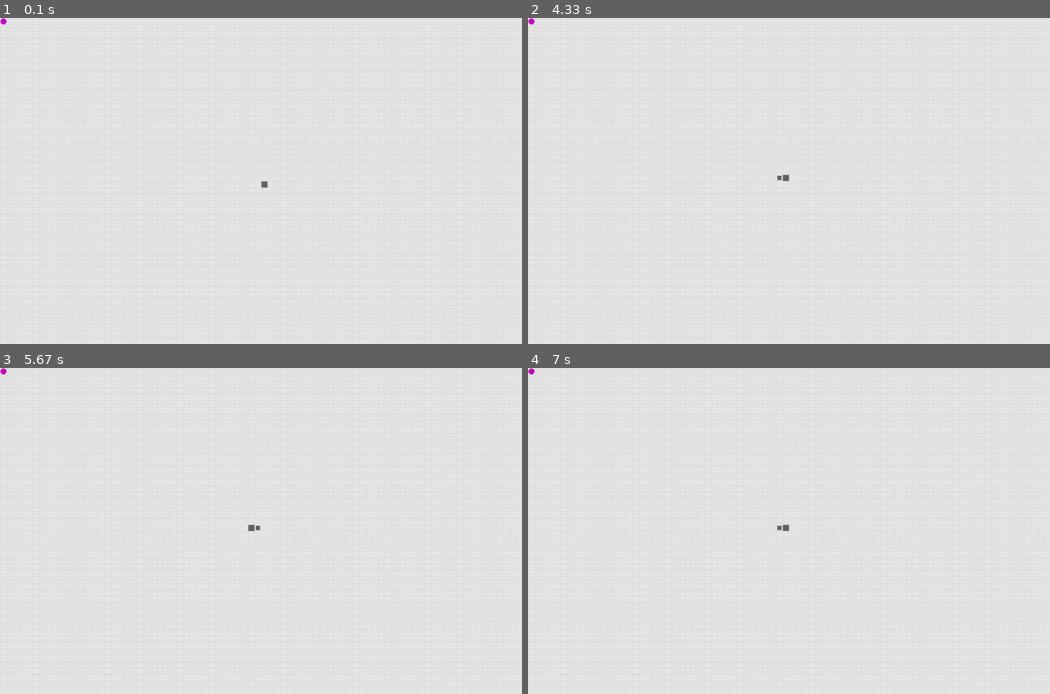
Above: before the commit, frames 1-4 (two rows, left to right).
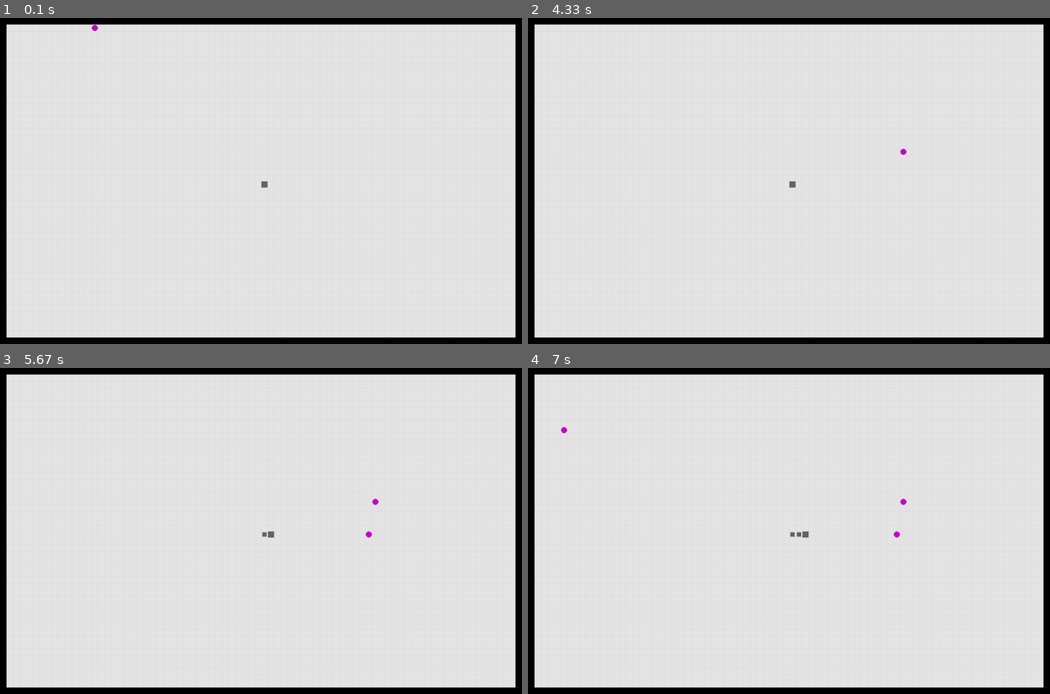
Above: after the commit, the same moments.

Repository: OthorWight/Playing-around-in-python
Game: pygame game, started from Snake Game/snake.py
The game is run twice, just before and just after one commit, with the same random seed, the same clock (stepped at 60 frames per second) and the same inputs.
Inputs:
- Up to frame 1 (0.1 s): no input
- Up to frame 2 (4.33 s): hold Right 0.33-0.8 s; hold Up 0.83-1.3 s; hold Left 1.83-2.37 s; hold Down 2.4-2.7 s; tap 2 at 2.55, 3.72 s; hold Left 2.73-3.13 s; hold Up 3.17-3.53 s; tap 1 at 3.32 s; hold Right 3.57-4.2 s
- Up to frame 3 (5.67 s): hold Left 4.63-5.1 s; tap 1 at 4.78 s; hold Right 5.13-5.6 s; tap 2 at 5.28 s
- Up to frame 4 (7 s): hold Left from 6.47 s (still down); tap 2 at 6.62 s

The runs differ from the first frame. In frame 1, 6.8% of the frame differs, in the area x 0-100%, y 0-100%; in frame 2, 6.9%; in frame 3, 6.9%; in frame 4, 7.0%.

Commit message:
in a working state, todo - add random walls each level

Diff:
--- a/Snake Game/snake.py
+++ b/Snake Game/snake.py
@@ -4,10 +4,8 @@
 import random
 
 def run_game():
-    def add_body():
-        snake_bodies.append(snake_bodies[-1])
 
-    def move(direction):
+    def move(direction,level,delay):
         snake_bodies.insert(0,[snake_head_rect.x+3, snake_head_rect.y+3, 10, 10])
         del snake_bodies[-1]
         if direction == "RIGHT":
@@ -18,9 +16,32 @@
             snake_head_rect.y -= 15
         elif direction == "DOWN":
             snake_head_rect.y += 15
+        for wall in walls:
+            if snake_head_rect.colliderect(wall):
+                print("Hit Wall")
+                run_game()
+        for body in snake_bodies:
+            if snake_head_rect.colliderect(body):
+                print("Hit Body")
+                run_game()
+        for food in food_location:
+            food_x, food_y = food
+            if snake_head_rect.collidepoint(food_x, food_y):
+                print("Ate Food")
+                add_body()
+                food_location.remove(food)
+                delay -+ 0.01
+                if food_location == []:
+                    level += 1
+                    for l in range(level):
+                        place_food()
+        return level, delay
+
+    def add_body():
+        snake_bodies.append(snake_bodies[-1])
 
     def place_food():
-        pg.draw.circle(screen,(200,0,200),(30,30), 5)
+        food_location.append([random.randrange(15,1185,15) + 8, random.randrange(15,735,15) + 8])
 
 
     pg.init()
@@ -30,18 +51,19 @@
     bg_color = (230,230,230)
     screen.fill(bg_color)
 
-    #screen_rect = screen.get_rect()
-
+    #set up screen objects
+    #(x, y, w, h)
     snake_head_rect = pg.Rect(600, 375, 15, 15)
     snake_bodies = [(snake_head_rect.x+3, snake_head_rect.y+3,10,10)]
+    walls = [(0, 0, 1200, 15), (1185, 0, 15, 750), (0, 0, 15, 750), (0, 735, 1200, 15)]
+    food_location = [(random.randrange(15,1185,15) + 8, random.randrange(15,735,15) + 8)]
 
     color = (100,100,100)
-    #pg.draw.rect(screen, color, snake_head_rect)
-    #pg.draw.rect(screen, color, snake_body_rect)
 
     current_time = time.time()
     direction = "RIGHT"
     delay = 1.0
+    level = 1
 
     # Main Loop
     while True:
@@ -51,13 +73,25 @@
                 sys.exit()
             elif event.type == pg.KEYDOWN:
                 if event.key == pg.K_RIGHT:
-                    direction = "RIGHT"
+                    if direction == "LEFT":
+                        pass
+                    else:
+                        direction = "RIGHT"
                 elif event.key == pg.K_LEFT:
-                    direction = "LEFT"
+                    if direction == "RIGHT":
+                        pass
+                    else:
+                        direction = "LEFT"
                 elif event.key == pg.K_UP:
-                    direction = "UP"
+                    if direction == "DOWN":
+                        pass
+                    else:
+                        direction = "UP"
                 elif event.key == pg.K_DOWN:
-                    direction = "DOWN"
+                    if direction == "UP":
+                        pass
+                    else:
+                        direction = "DOWN"
                 elif event.key == pg.K_q:
                     sys.exit()
                 elif event.key == pg.K_1:
@@ -69,7 +103,9 @@
         pg.display.flip()
         screen.fill(bg_color)
         pg.draw.rect(screen, color, snake_head_rect)
-        pg.draw.circle(screen,(200,0,200),(8,8), 7)
+        for food in food_location:
+            (x, y) = food
+            pg.draw.circle(screen,(200,0,200),(x, y), 7)
         for w in range(0,1200,15):
             pg.draw.line(screen,(220,220,220),(w,0),(w,750),1)
         for h in range(0,800,15):
@@ -77,8 +113,12 @@
         for body in snake_bodies:
             (x, y, w, h) = body
             pg.draw.rect(screen, color, pg.Rect(x, y, w, h))
+        for wall in walls:
+            (x, y, w, h) = wall
+            pg.draw.rect(screen, (0, 0, 0),pg.Rect(x, y, w, h))
         if time.time() - current_time >= delay:
             current_time = time.time()
-            move(direction)
+            current_level, current_delay = move(direction, level, delay)
+            level, delay = current_level, current_delay
 
 run_game()
